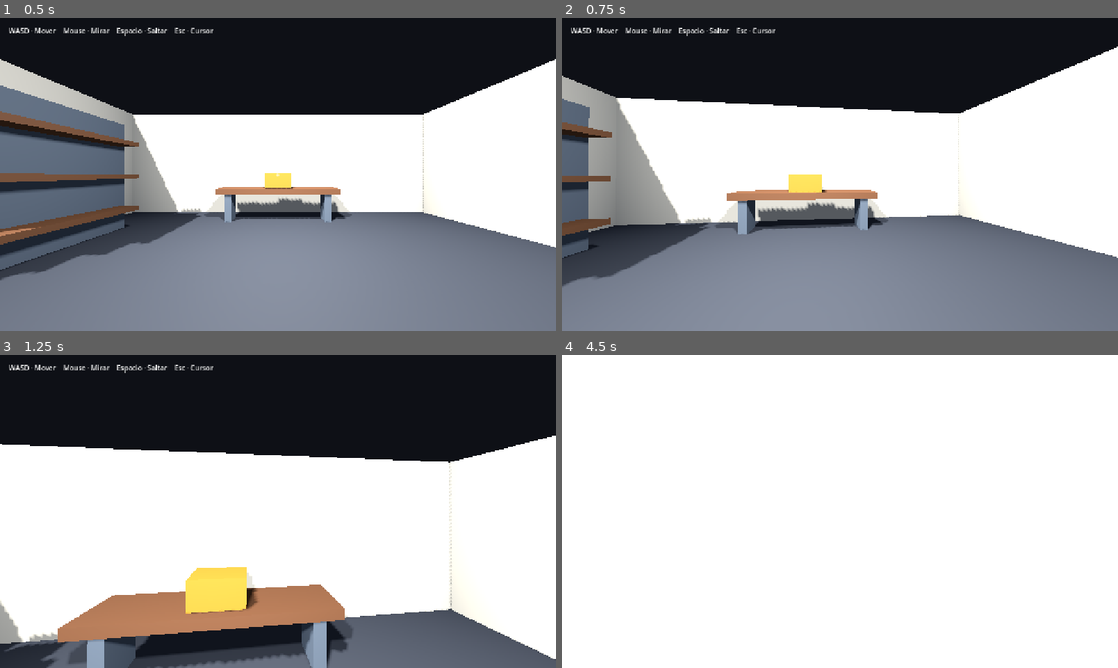
Above: before the commit, frames 1-4 (two rows, left to right).
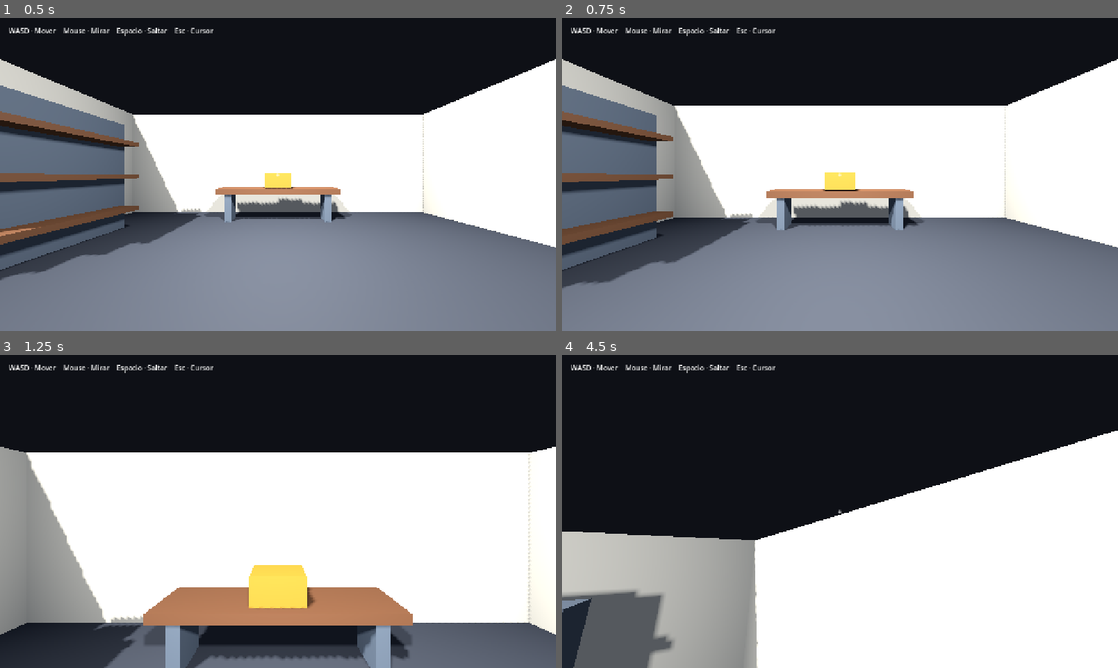
Above: after the commit, the same moments.

Repository: IDozy/starlightlegacy
Game: Godot game, scene res://scenes/main/main.tscn
The game is run twice, just before and just after one commit, with the same random seed, the same clock (stepped at 60 frames per second) and the same inputs.
Inputs (mouse positions are in pixels of both pictures, inside the frame that each line leads up to):
- Up to frame 1 (0.5 s): no input
- Up to frame 2 (0.75 s): tap Enter at 0.5 s; move the mouse to (867, 174) at 0.52 s; hold W from 0.53 s (still down); tap E at 0.6 s
- Up to frame 3 (1.25 s): keep holding W; tap Space at 0.77 s
- Up to frame 4 (4.5 s): move the mouse to (812, 511) at 1.27 s; tap E every 0.75 s from 1.35 to 4.35 s; tap Space at 1.52, 2.75, 3.02, 3.77 s; move the mouse to (851, 505) at 2.02 s; move the mouse to (834, 517) at 2.77 s; move the mouse to (878, 514) at 3.52 s; tap Escape at 4.15 s; move the mouse to (673, 464) at 4.27 s; release W at 4.28 s; hold A from 4.28 s (still down); click (673, 464) at 4.42 s

Frame 1 is identical in both runs. In frame 2, 17% of the frame differs, in the area x 0-100%, y 9-87%; in frame 3, 21%; in frame 4, 62%, in the area x 0-100%, y 0-100%.
Error after the commit: Invalid assignment of property or key 'target_position' with value of type 'Vector3' on a base object of type 'null instance'. (res://scenes/player/player.gd:2…

Commit message:
feat: add raycast interaction and inspection mode

Diff:
--- a/scenes/player/player.gd
+++ b/scenes/player/player.gd
@@ -1,37 +1,67 @@
 extends CharacterBody3D
+
+signal interaction_prompt_changed(prompt: String)
+signal inspection_state_changed(is_inspecting: bool, title: String, description: String)
 
 @export var move_speed: float = 5.0
 @export var jump_velocity: float = 4.5
 @export var mouse_sensitivity: float = 0.002
+@export var inspection_sensitivity: float = 0.01
+@export var interaction_distance: float = 3.0
 
 @onready var head: Node3D = $Head
+@onready var interaction_ray: RayCast3D = $Head/Camera3D/InteractionRay
+@onready var inspection_pivot: Node3D = $Head/Camera3D/InspectionPivot
 
-var _mouse_captured := true
+var _current_interactable: Node = null
+var _inspected_object: Node = null
+var _inspection_visual: Node3D = null
+var _is_inspecting := false
 
 
 func _ready() -> void:
+	interaction_ray.target_position = Vector3(0.0, 0.0, -interaction_distance)
 	_capture_mouse()
 
 
 func _unhandled_input(event: InputEvent) -> void:
-	if event is InputEventMouseMotion and _mouse_captured:
+	if event is InputEventMouseButton and event.pressed:
+		if Input.mouse_mode != Input.MOUSE_MODE_CAPTURED:
+			_capture_mouse()
+			return
+
+	if _is_inspecting:
+		_handle_inspection_input(event)
+		return
+
+	if event is InputEventMouseMotion and Input.mouse_mode == Input.MOUSE_MODE_CAPTURED:
 		rotate_y(-event.relative.x * mouse_sensitivity)
 		head.rotate_x(-event.relative.y * mouse_sensitivity)
 		head.rotation.x = clamp(head.rotation.x, deg_to_rad(-85.0), deg_to_rad(85.0))
 
-	if event is InputEventKey and event.pressed and not event.echo and event.keycode == KEY_ESCAPE:
-		if _mouse_captured:
-			_release_mouse()
-		else:
-			_capture_mouse()
+	if event is InputEventKey and event.pressed and not event.echo:
+		if event.keycode == KEY_E and _current_interactable != null:
+			_current_interactable.interact(self)
+			return
 
-	if event is InputEventMouseButton and event.pressed and not _mouse_captured:
-		_capture_mouse()
+		if event.keycode == KEY_ESCAPE:
+			if Input.mouse_mode == Input.MOUSE_MODE_CAPTURED:
+				_release_mouse()
+			else:
+				_capture_mouse()
 
 
 func _physics_process(delta: float) -> void:
 	if not is_on_floor():
 		velocity += get_gravity() * delta
+
+	if _is_inspecting:
+		velocity.x = move_toward(velocity.x, 0.0, move_speed * 8.0 * delta)
+		velocity.z = move_toward(velocity.z, 0.0, move_speed * 8.0 * delta)
+		move_and_slide()
+		return
+
+	_update_interaction_target()
 
 	if Input.is_physical_key_pressed(KEY_SPACE) and is_on_floor():
 		velocity.y = jump_velocity
@@ -61,11 +91,108 @@
 	move_and_slide()
 
 
+func start_inspection(interactable: Node) -> void:
+	if _is_inspecting or interactable == null:
+		return
+
+	if not interactable.has_method("create_inspection_visual"):
+		return
+
+	var visual := interactable.create_inspection_visual() as Node3D
+	if visual == null:
+		return
+
+	_is_inspecting = true
+	_inspected_object = interactable
+	_set_current_interactable(null)
+
+	inspection_pivot.rotation = Vector3.ZERO
+	inspection_pivot.add_child(visual)
+	_inspection_visual = visual
+
+	if interactable.has_method("set_world_visible"):
+		interactable.set_world_visible(false)
+
+	var title := "Objeto"
+	var description := ""
+
+	if interactable.has_method("get_inspection_title"):
+		title = interactable.get_inspection_title()
+
+	if interactable.has_method("get_inspection_description"):
+		description = interactable.get_inspection_description()
+
+	inspection_state_changed.emit(true, title, description)
+
+
+func stop_inspection() -> void:
+	if not _is_inspecting:
+		return
+
+	if _inspected_object != null and is_instance_valid(_inspected_object):
+		if _inspected_object.has_method("set_world_visible"):
+			_inspected_object.set_world_visible(true)
+
+	if _inspection_visual != null and is_instance_valid(_inspection_visual):
+		_inspection_visual.queue_free()
+
+	_inspection_visual = null
+	_inspected_object = null
+	_is_inspecting = false
+	inspection_pivot.rotation = Vector3.ZERO
+
+	inspection_state_changed.emit(false, "", "")
+
+
+func _handle_inspection_input(event: InputEvent) -> void:
+	if event is InputEventMouseMotion and Input.mouse_mode == Input.MOUSE_MODE_CAPTURED:
+		inspection_pivot.rotate_y(-event.relative.x * inspection_sensitivity)
+		inspection_pivot.rotate_x(-event.relative.y * inspection_sensitivity)
+		inspection_pivot.rotation.x = clamp(
+			inspection_pivot.rotation.x,
+			deg_to_rad(-80.0),
+			deg_to_rad(80.0)
+		)
+		return
+
+	if event is InputEventKey and event.pressed and not event.echo:
+		if event.keycode == KEY_E or event.keycode == KEY_ESCAPE:
+			stop_inspection()
+
+
+func _update_interaction_target() -> void:
+	if Input.mouse_mode != Input.MOUSE_MODE_CAPTURED:
+		_set_current_interactable(null)
+		return
+
+	interaction_ray.force_raycast_update()
+	var collider := interaction_ray.get_collider()
+	var new_interactable: Node = null
+
+	if collider is Node:
+		var collider_node := collider as Node
+		if collider_node.has_method("get_interaction_prompt") and collider_node.has_method("interact"):
+			new_interactable = collider_node
+
+	_set_current_interactable(new_interactable)
+
+
+func _set_current_interactable(interactable: Node) -> void:
+	if interactable == _current_interactable:
+		return
+
+	_current_interactable = interactable
+
+	if _current_interactable == null:
+		interaction_prompt_changed.emit("")
+	else:
+		interaction_prompt_changed.emit(_current_interactable.get_interaction_prompt())
+
+
 func _capture_mouse() -> void:
-	_mouse_captured = true
 	Input.set_mouse_mode(Input.MOUSE_MODE_CAPTURED)
 
 
 func _release_mouse() -> void:
-	_mouse_captured = false
 	Input.set_mouse_mode(Input.MOUSE_MODE_VISIBLE)
+	_set_current_interactable(null)
